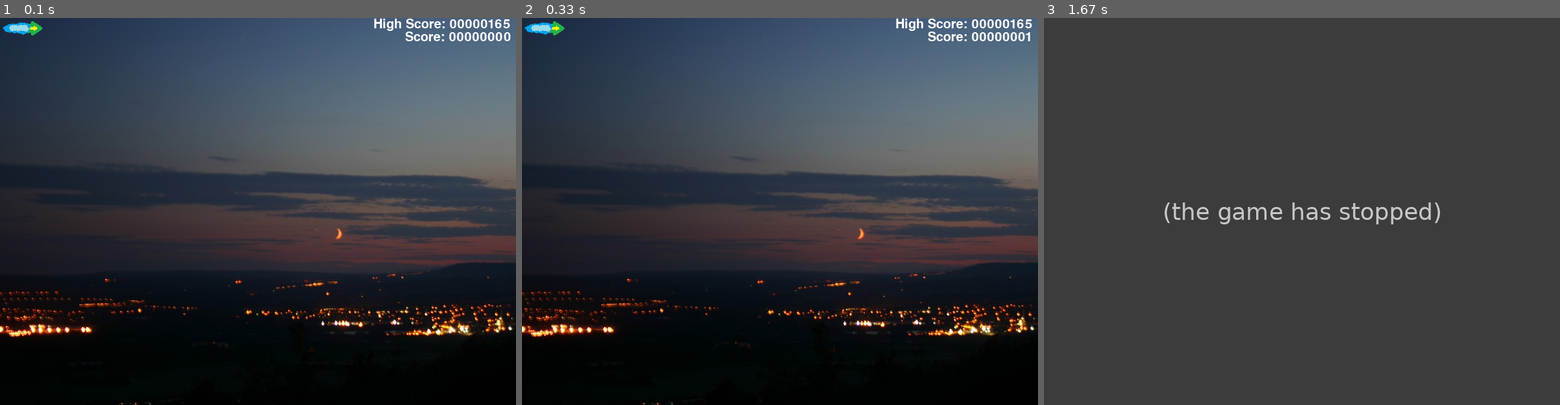
Above: before the commit, frames 1-3 (left to right).
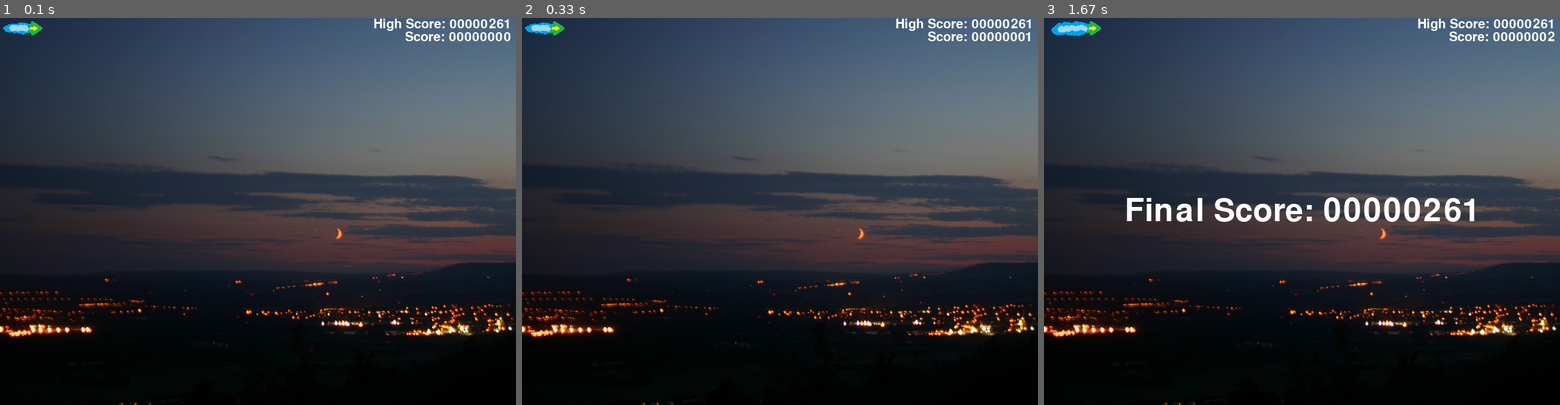
Above: after the commit, the same moments.

Repository: dannyramasawmy/SillyPyGame
Game: pygame game, started from main.py
Two runs of this game, one before a commit and one after it. Both use one fixed random seed, a clock stepped at 60 frames per second and the inputs below.
Inputs:
- Up to frame 1 (0.1 s): no input
- Up to frame 2 (0.33 s): no input
- Up to frame 3 (1.67 s): hold Esc 0.33-0.8 s; hold Right 0.33-0.8 s

The runs differ from the first frame. In frame 1, less than 0.1% of the frame differs, in the area x 94-99%, y 0-3%; in frame 2, less than 0.1%; in frame 3, 77%, in the area x 0-100%, y 0-100%.
Before the commit the program exited at 0.37 s; later frames show no game.

Commit message:
Added sounds effects, though they are annoying.

Diff:
--- a/Player.py
+++ b/Player.py
@@ -27,21 +27,27 @@
             # change the sprite
             self.surf = pygame.image.load("images/playerUp.png").convert()
             self.surf.set_colorkey((255, 255, 255), RLEACCEL)
+            # play the sound
+            move_up_sound.play()
         # on key down
         if pressed_keys[K_DOWN]:
             self.rect.move_ip(0, 5)
             self.surf = pygame.image.load("images/playerDown.png").convert()
             self.surf.set_colorkey((255, 255, 255), RLEACCEL)
+            move_down_sound.play()
         # on key left
         if pressed_keys[K_LEFT]:
             self.rect.move_ip(-5, 0)
             self.surf = pygame.image.load("images/playerLeft.png").convert()
             self.surf.set_colorkey((255, 255, 255), RLEACCEL)
+            move_left_sound.play()
+
         # on key right
         if pressed_keys[K_RIGHT]:
             self.rect.move_ip(5, 0)
             self.surf = pygame.image.load("images/playerRight.png").convert()
             self.surf.set_colorkey((255, 255, 255), RLEACCEL)
+            move_right_sound.play()
 
 
         # Keep player on the screen
--- a/main.py
+++ b/main.py
@@ -19,6 +19,9 @@
 from Player import Player
 from Enemy import Enemy
 from Cloud import Cloud
+from time import sleep
+
+
 
 # Initialise pygame
 pygame.init()
@@ -63,6 +66,11 @@
 with open('score.txt', 'r') as f:
     tmpHs = json.load(f)
     highScore = int(tmpHs['highscore'])
+
+
+# start the music
+pygame.mixer.music.load("sounds/BackingTrack.mp3")
+pygame.mixer.music.play(loops=-1)
 
 # Main loop
 while running:
@@ -147,6 +155,14 @@
     if pygame.sprite.spritecollideany(player, enemies):
         # If so, then remove the player and stop the loop
         player.kill()
+
+        # Stop any moving sounds and play the collision sound
+        move_up_sound.stop()
+        move_down_sound.stop()
+
+        # play collision sound
+        collision_sound.play()
+        sleep(0.5)
         running = False
 
     # Update the display
@@ -155,11 +171,28 @@
     # Ensure program maintains a rate of 30 frames per second
     clock.tick(30)
 
+# All done! Stop and quit the mixer.
+
+pygame.mixer.quit()
 
 # write file
 data = {'highscore':str(highScore)}
 with open('score.txt', 'w') as f:
     f.write(json.dumps(data))
 
+
+# # # print final score
+font = pygame.font.Font('freesansbold.ttf', 50)
+textFinalScore = font.render('Final Score: {:0>8d}'.format(int(highScore)), True, white)
+textFRect = textFinalScore.get_rect()
+textFRect.center = (SCREEN_WIDTH//2, SCREEN_HEIGHT//2)
+screen.blit(textFinalScore, textFRect)
+# Update the display
+pygame.display.flip()
+sleep(5)
+
+# stop the game
+pygame.mixer.music.stop()
+
 # Done! Time to quit.
 pygame.quit()
--- a/score.txt
+++ b/score.txt
@@ -1 +1 @@
-{"highscore": "165"}
+{"highscore": "261"}
--- a/utils.py
+++ b/utils.py
@@ -17,3 +17,13 @@
 # Define constants for the screen width and height
 SCREEN_WIDTH = 800
 SCREEN_HEIGHT = 600
+
+# initialize the mixer in pygame (call before pygame.init())
+pygame.mixer.init(44100, -16, 1, 512)
+
+# Load all sound files
+move_up_sound = pygame.mixer.Sound("sounds/soundUp.wav")
+move_down_sound = pygame.mixer.Sound("sounds/soundDown.wav")
+move_left_sound = pygame.mixer.Sound("sounds/soundLeft.wav")
+move_right_sound = pygame.mixer.Sound("sounds/soundRight.wav")
+collision_sound = pygame.mixer.Sound("sounds/soundCollision.wav")
Not shown, added: sounds/BackingTrack.mp3
Not shown, added: sounds/soundCollision.wav
Not shown, added: sounds/soundDown.wav
Not shown, added: sounds/soundLeft.wav
Not shown, added: sounds/soundRight.wav
Not shown, added: sounds/soundUp.wav
